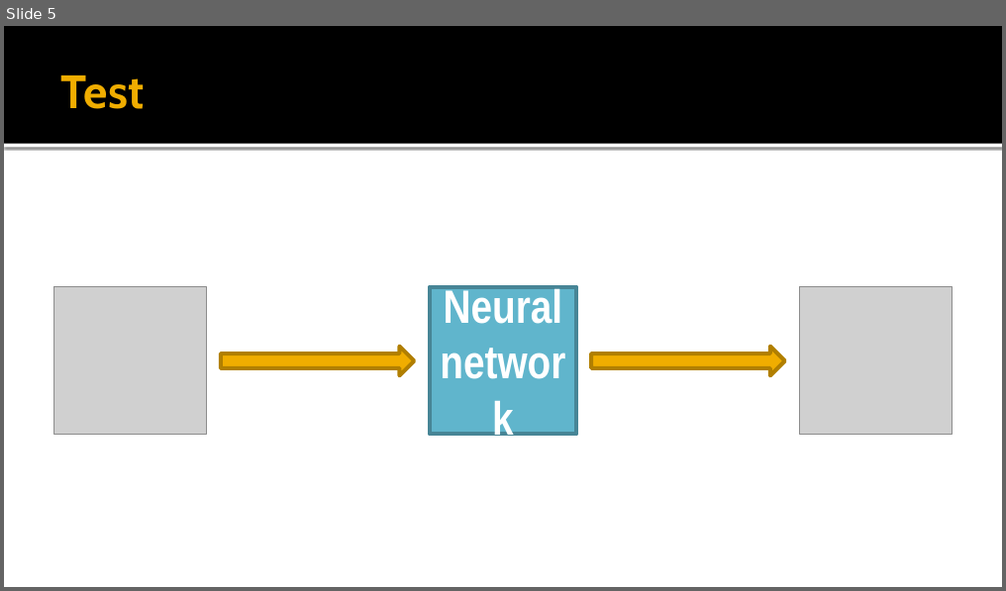
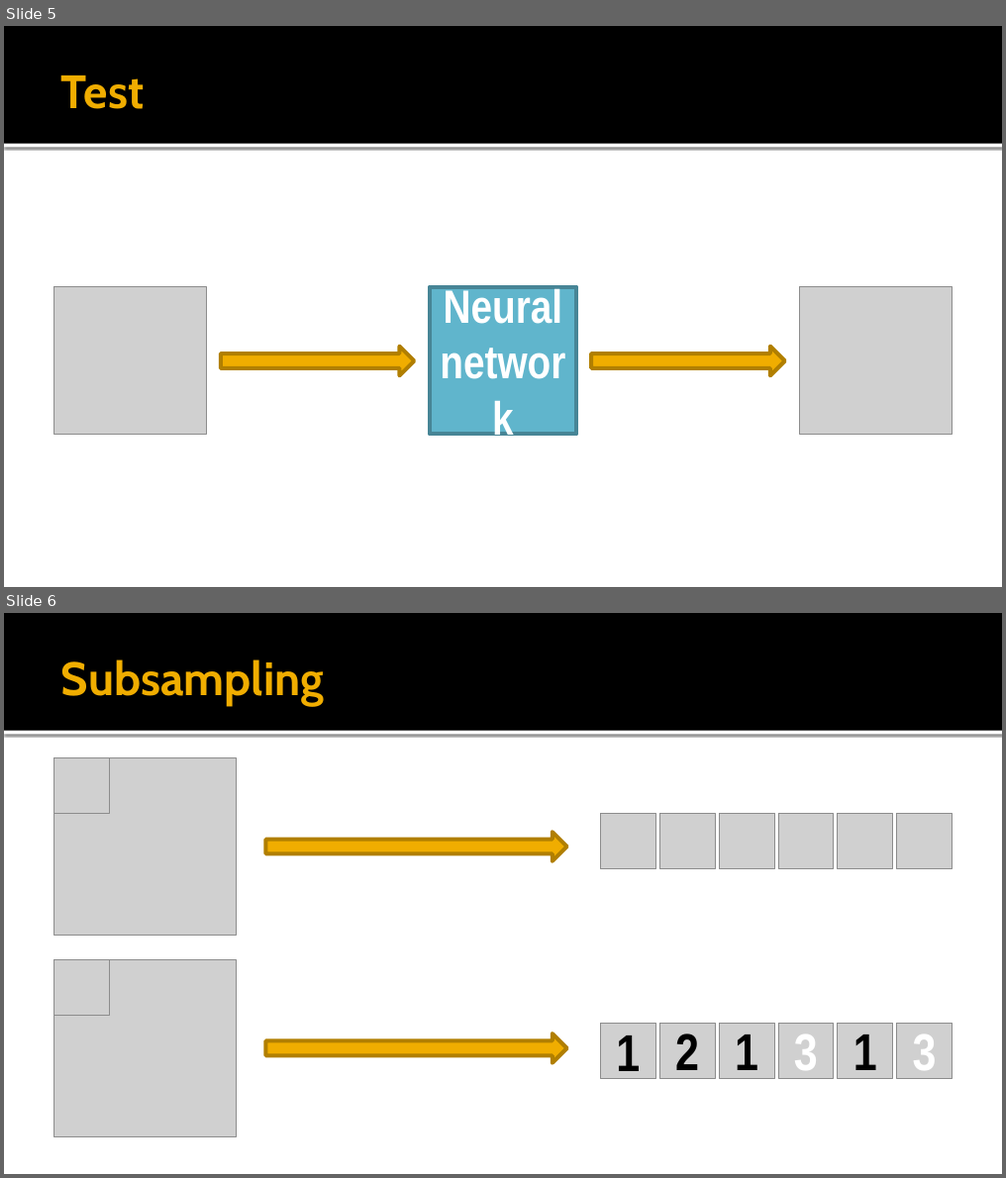
Before and after one commit to Saritus/bachelor-thesis, a slide deck: docs/Anfangspräsentation.pptx. Shown one above the other, each under a label of ours: slide 5 before the commit, slides 5 and 6 after it. The pictures are 1006x591 and 1006x1178 pixels, drawn with LibreOffice and Linux fonts; fonts in the diff are those of the drawing; grey boxes stand for pictures. Boxes give left, top, right and bottom in pixels: in the first picture for what was removed or moved away, otherwise in the second. Text is boxed around its words. In the diff, an @@ line names an element or a change of style, - is before the commit and + after.

Commit message:
Continue subsampling explanation

```diff
--- a/docs/Anfangspräsentation.pptx
+++ b/docs/Anfangspräsentation.pptx
@@ slide 6 added at box(4, 613, 1002, 1174), background #FFFFFF; not listed: 2 template elements that a slide beside it also shows @@
@@ title added at box(61, 660, 324, 706), 45 pt, text #F0AD00, bold @@
+Subsampling
@@ picture added at box(54, 759, 237, 935) @@
@@ picture added at box(54, 759, 110, 814) @@
@@ picture added at box(601, 814, 656, 869) @@
@@ picture added at box(659, 814, 715, 869) @@
@@ picture added at box(719, 814, 774, 869) @@
@@ picture added at box(778, 814, 834, 869) @@
@@ picture added at box(838, 814, 893, 869) @@
@@ picture added at box(897, 814, 952, 869) @@
@@ right arrow added at box(266, 833, 567, 861), fill #F0AD00, outline #B28000 3.78 pt @@
@@ picture added at box(54, 960, 237, 1137) @@
@@ picture added at box(54, 960, 110, 1016) @@
@@ picture added at box(601, 1023, 656, 1078) @@
@@ picture added at box(659, 1023, 715, 1078) @@
@@ picture added at box(719, 1023, 774, 1078) @@
@@ picture added at box(778, 1023, 834, 1078) @@
@@ picture added at box(838, 1023, 893, 1078) @@
@@ picture added at box(897, 1023, 952, 1078) @@
@@ right arrow added at box(266, 1034, 567, 1062), fill #F0AD00, outline #B28000 3.78 pt @@
@@ text added at box(616, 1036, 640, 1081), 50 pt, text #000000, bold @@
+1
@@ text added at box(675, 1034, 699, 1081), 50 pt, text #000000, bold @@
+2
@@ text added at box(735, 1035, 758, 1081), 50 pt, text #000000, bold @@
+1
@@ text added at box(794, 1035, 818, 1081), 50 pt, text #FFFFFF, bold @@
+3
@@ text added at box(853, 1035, 877, 1081), 50 pt, text #000000, bold @@
+1
@@ text added at box(913, 1035, 937, 1081), 50 pt, text #FFFFFF, bold @@
+3
```
Also in this commit, not shown: 1 other slide added, 2 slides removed.
